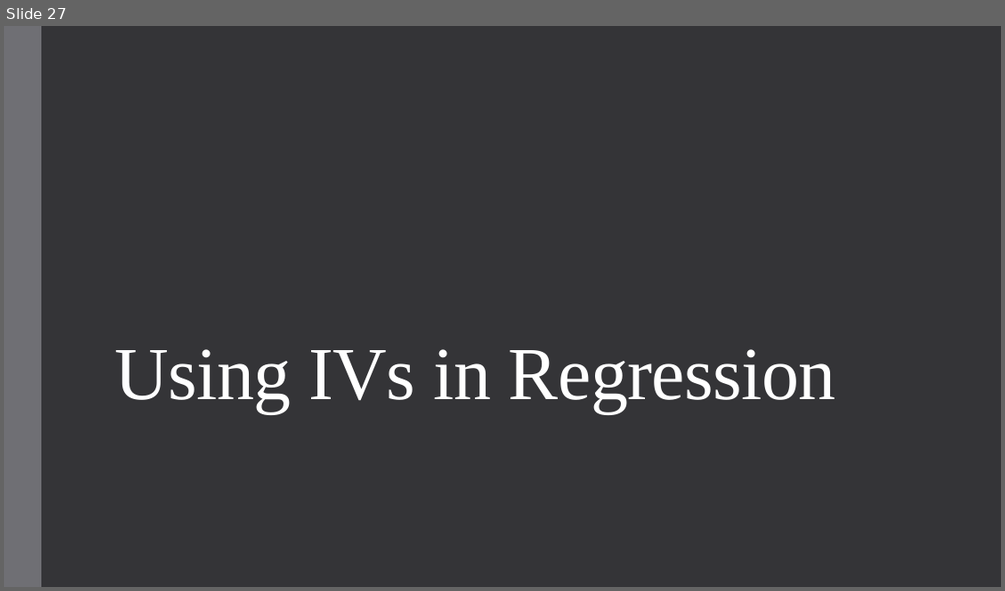
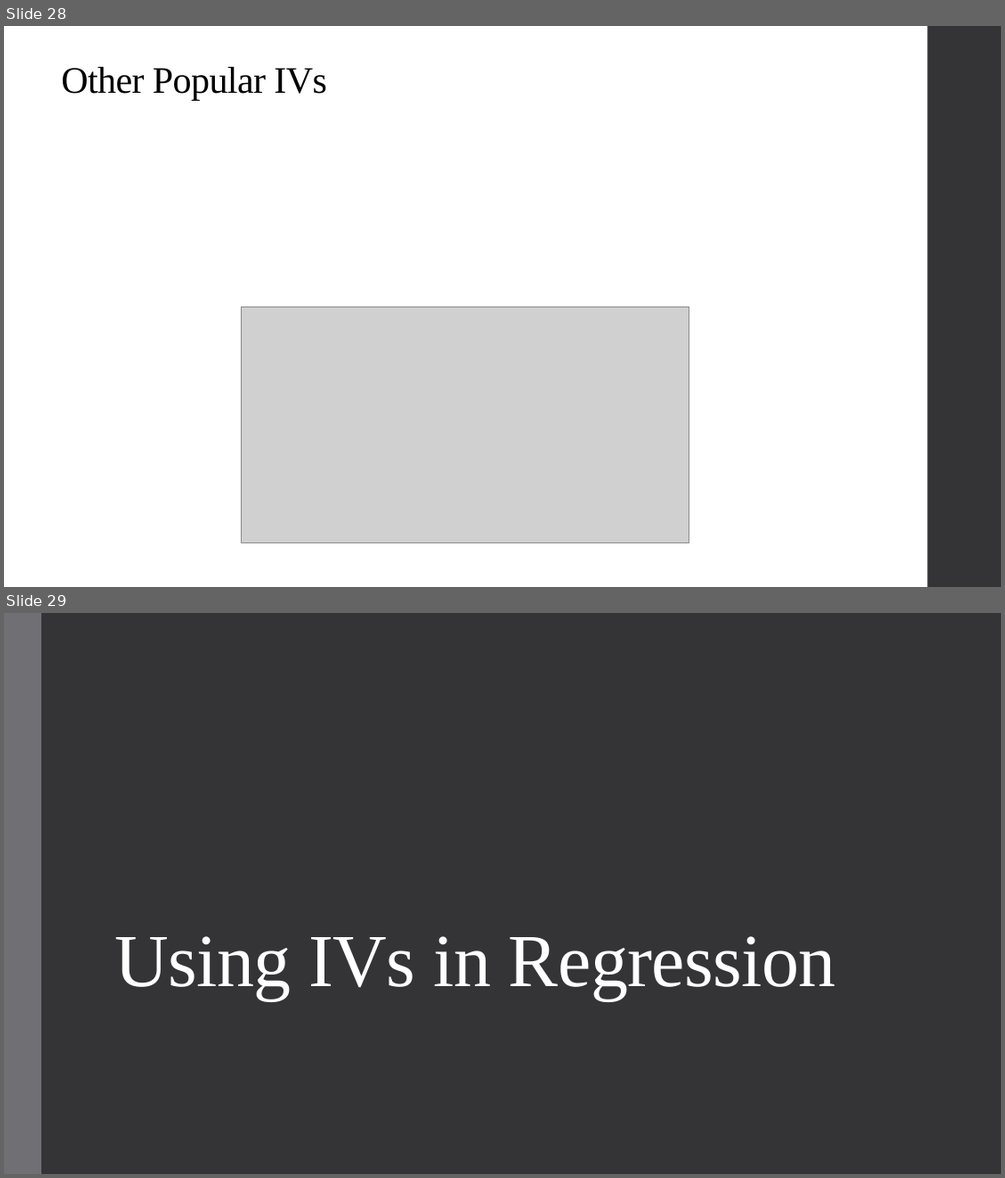
Before and after one commit to qiufei/fork-HAD5744, a slide deck: Lecture06_IV/Lecture6_IVEstimation_2022F.pptx. Shown one above the other, each under a label of ours: slide 27 before the commit, slides 28 and 29 after it. The pictures are 1005x591 and 1005x1178 pixels, drawn with LibreOffice and Linux fonts; fonts in the diff are those of the drawing; grey boxes stand for pictures. Boxes give left, top, right and bottom in pixels: in the first picture for what was removed or moved away, otherwise in the second. Text is boxed around its words. In the diff, an @@ line names an element or a change of style, - is before the commit and + after.

```diff
--- a/Lecture06_IV/Lecture6_IVEstimation_2022F.pptx
+++ b/Lecture06_IV/Lecture6_IVEstimation_2022F.pptx
@@ slide 28 added at bbox=[4, 26, 1001, 587], background #FFFFFF @@
@@ rectangle added at bbox=[928, 26, 1001, 587], fill #353537 @@
@@ title added at bbox=[61, 67, 326, 100], 36 pt, text #000000 @@
+Other Popular IVs
@@ picture added at bbox=[241, 306, 689, 543] @@
@@ what was slide 27 is now slide 29 @@
```
Also in this commit, not shown: 1 slide changed, 4 other slides added, 1 slide removed, 6 other files.
